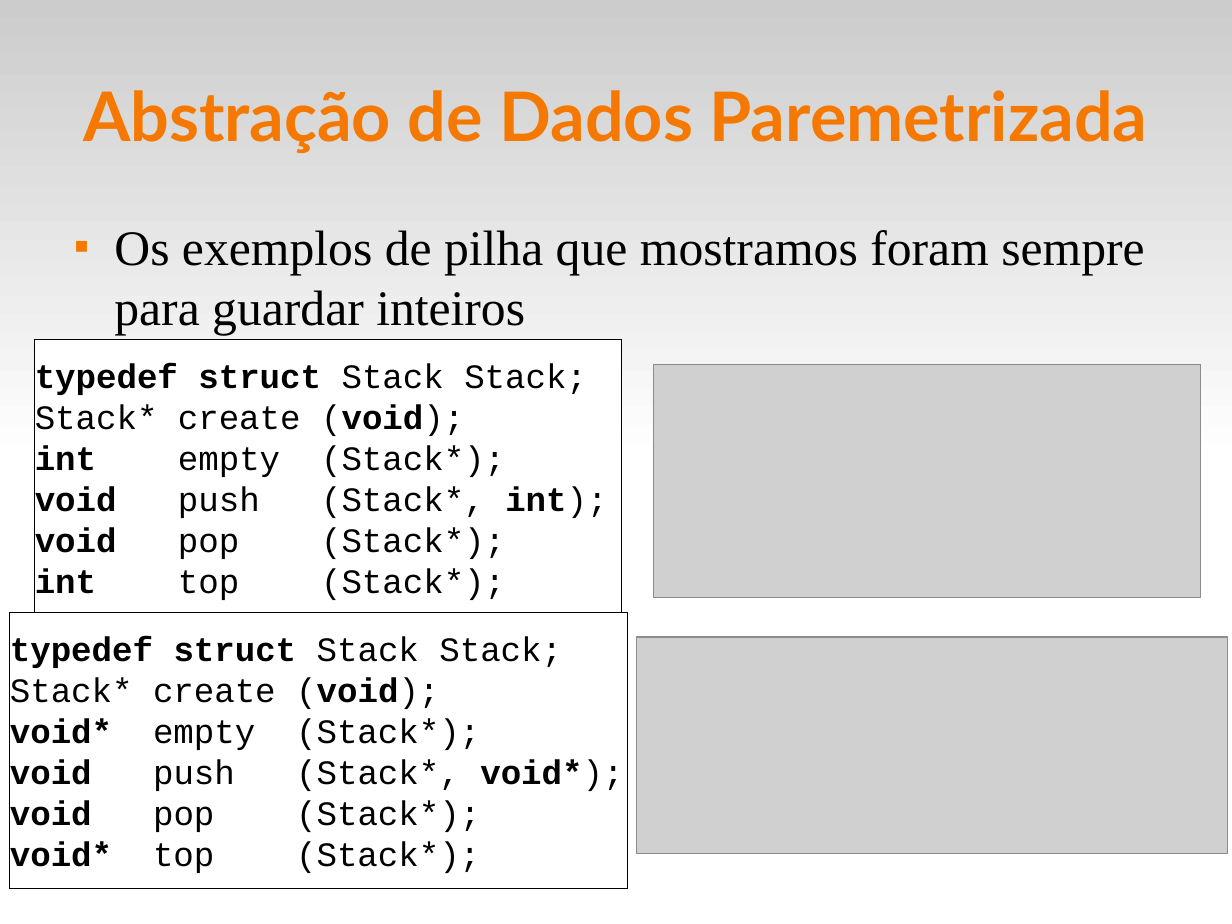
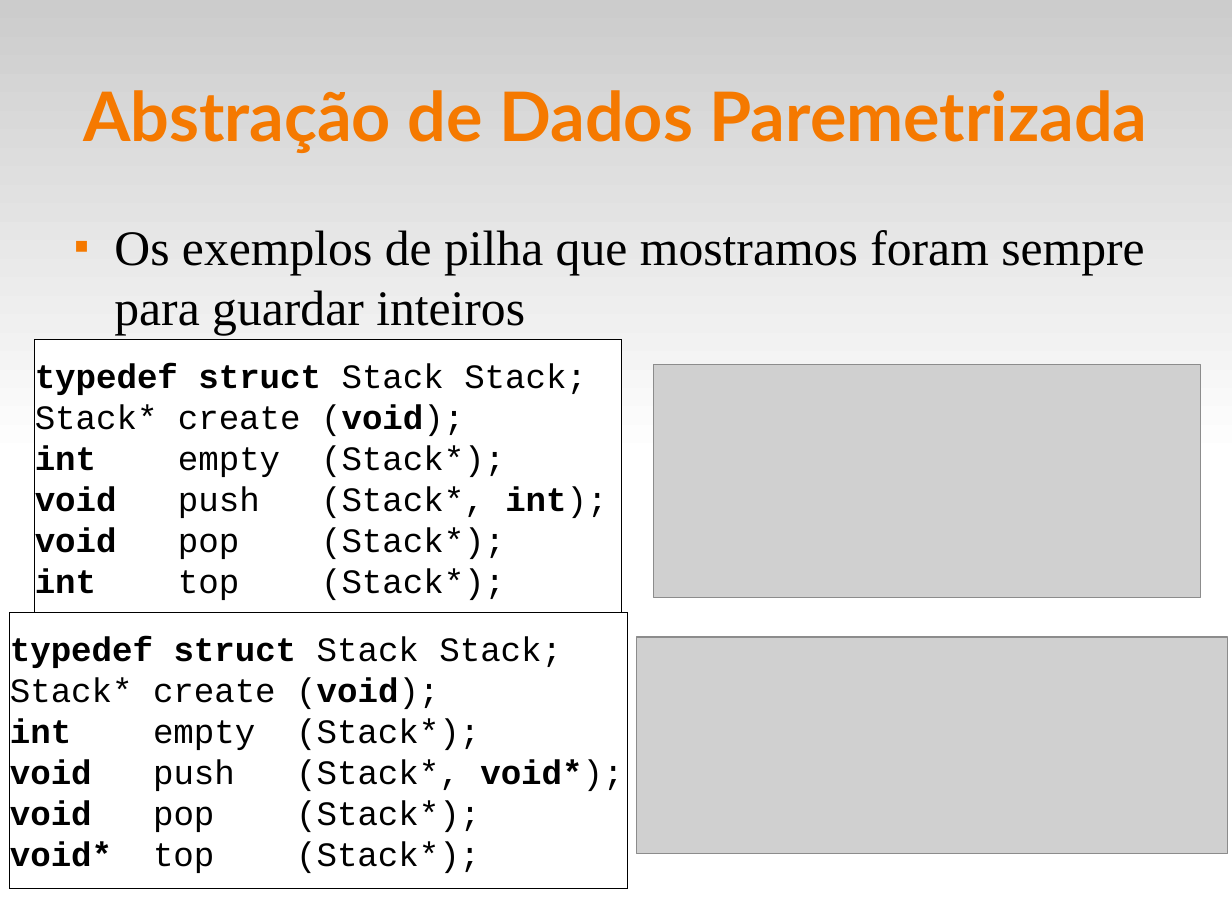
Before and after one commit to fsantanna-uerj/EDL, a slide deck: slide 11 of slides/edl-06-adts.odp. Drawn at 1232x924 pixels with LibreOffice and Linux fonts; fonts in the diff are those of the drawing; grey boxes stand for pictures. Boxes give left, top, right and bottom in pixels: in the first picture for what was removed or moved away, otherwise in the second. Text is boxed around its words. In the diff, an @@ line names an element or a change of style, - is before the commit and + after.

Commit message:
(>) slides

```diff
--- a/slides/edl-06-adts.odp
+++ b/slides/edl-06-adts.odp
@@ text in rectangle at (x1=10, y1=718, x2=480, y2=750): text changed @@
-void* empty (Stack*);
+int empty (Stack*);
```
Also in this commit, not shown: 6 other files.
